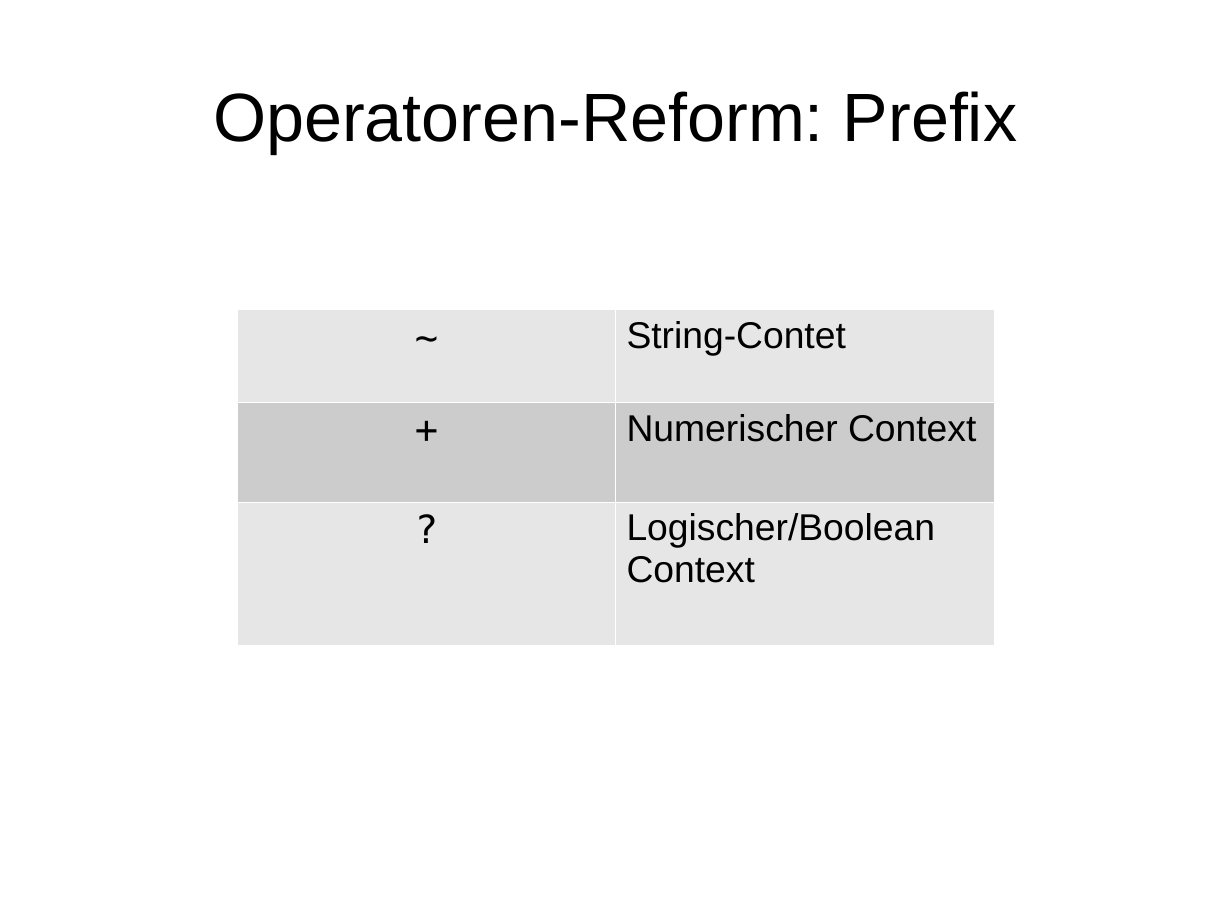
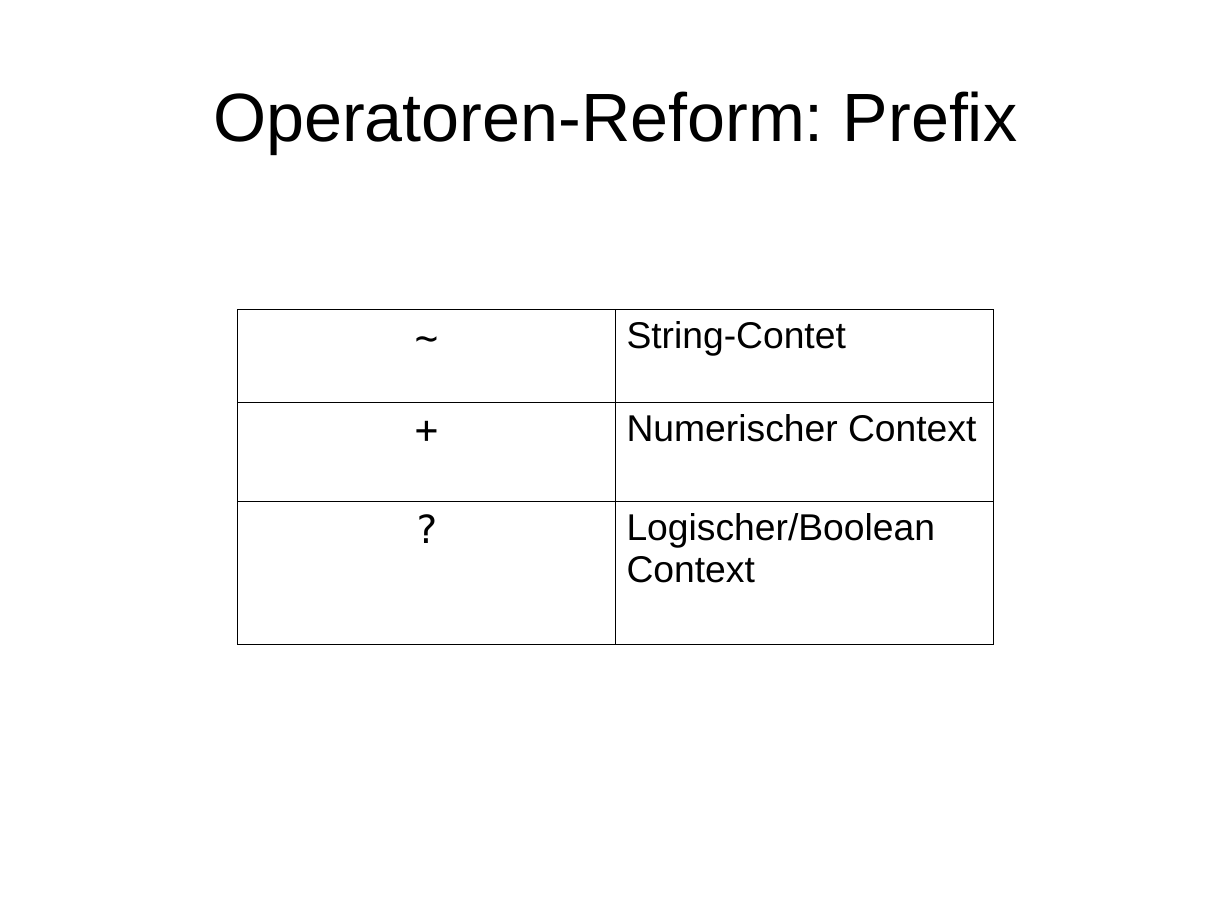
Before and after one commit to moritz/perl6-training-de, a slide deck: slide 21 of schulung.odp. Drawn at 1232x924 pixels with LibreOffice and Linux fonts; fonts in the diff are those of the drawing. Boxes give left, top, right and bottom in pixels: in the first picture for what was removed or moved away, otherwise in the second. Text is boxed around its words. In the diff, an @@ line names an element or a change of style, - is before the commit and + after.

```diff
--- a/schulung.odp
+++ b/schulung.odp
@@ table at [237, 310, 993, 645] @@
@@ fill #E6E6E6 to none in 4 cells @@
@@ fill #CCCCCC to none in row 2 @@
@@ borders changed @@
```
Also in this commit, not shown: 5 other slides changed, 21 slides added, 1 slide removed, 11 other files.
